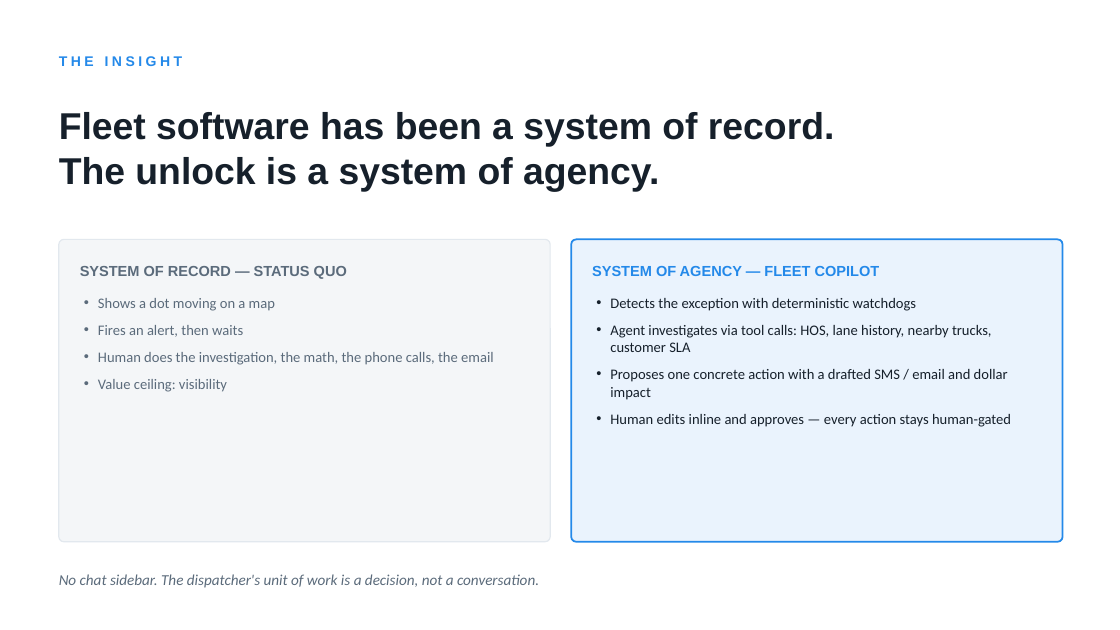
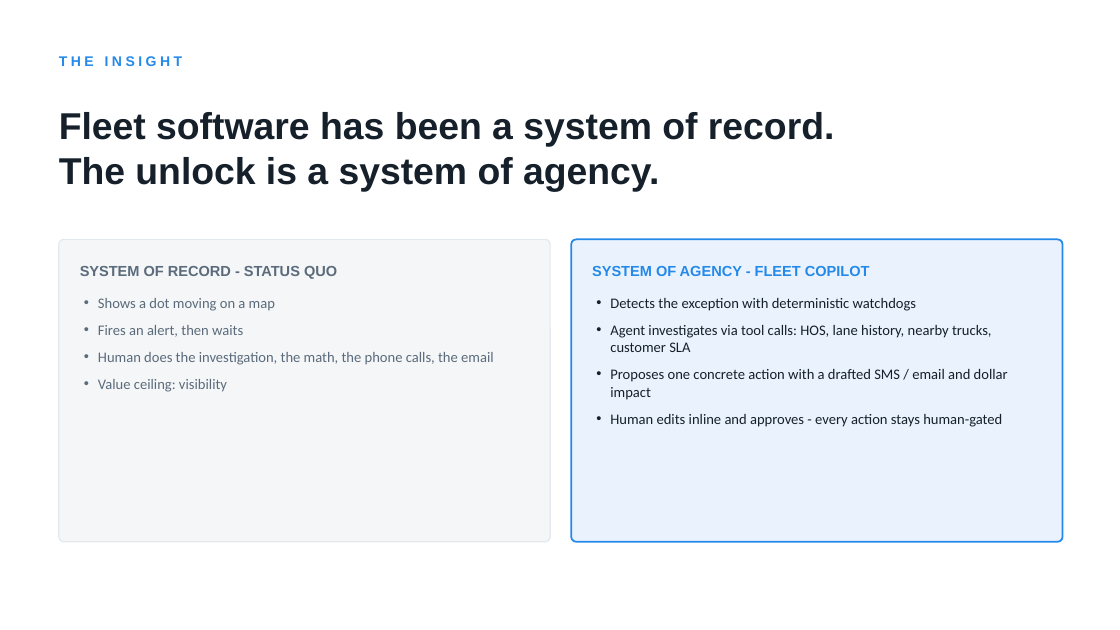
Before and after one commit to asing508/TruckerPath, a slide deck: slide 3 of docs/Fleet-Copilot-Deck.pptx. Drawn at 1120x630 pixels with LibreOffice and Linux fonts; fonts in the diff are those of the drawing. Boxes give left, top, right and bottom in pixels: in the first picture for what was removed or moved away, otherwise in the second. Text is boxed around its words. In the diff, an @@ line names an element or a change of style, - is before the commit and + after.

```diff
--- a/docs/Fleet-Copilot-Deck.pptx
+++ b/docs/Fleet-Copilot-Deck.pptx
@@ text at [80, 266, 337, 279]: text changed @@
-SYSTEM OF RECORD — STATUS QUO
+SYSTEM OF RECORD - STATUS QUO
@@ text at [592, 266, 870, 276]: text changed @@
-SYSTEM OF AGENCY — FLEET COPILOT
+SYSTEM OF AGENCY - FLEET COPILOT
@@ text at [610, 414, 1002, 427]: text changed @@
-• Human edits inline and approves — every action stays human-gated
+• Human edits inline and approves - every action stays human-gated
@@ text removed at [59, 574, 539, 588] @@
-No chat sidebar. The dispatcher's unit of work is a decision, not a conversation.
```
Also in this commit, not shown: 8 other slides changed, 2 other files.
